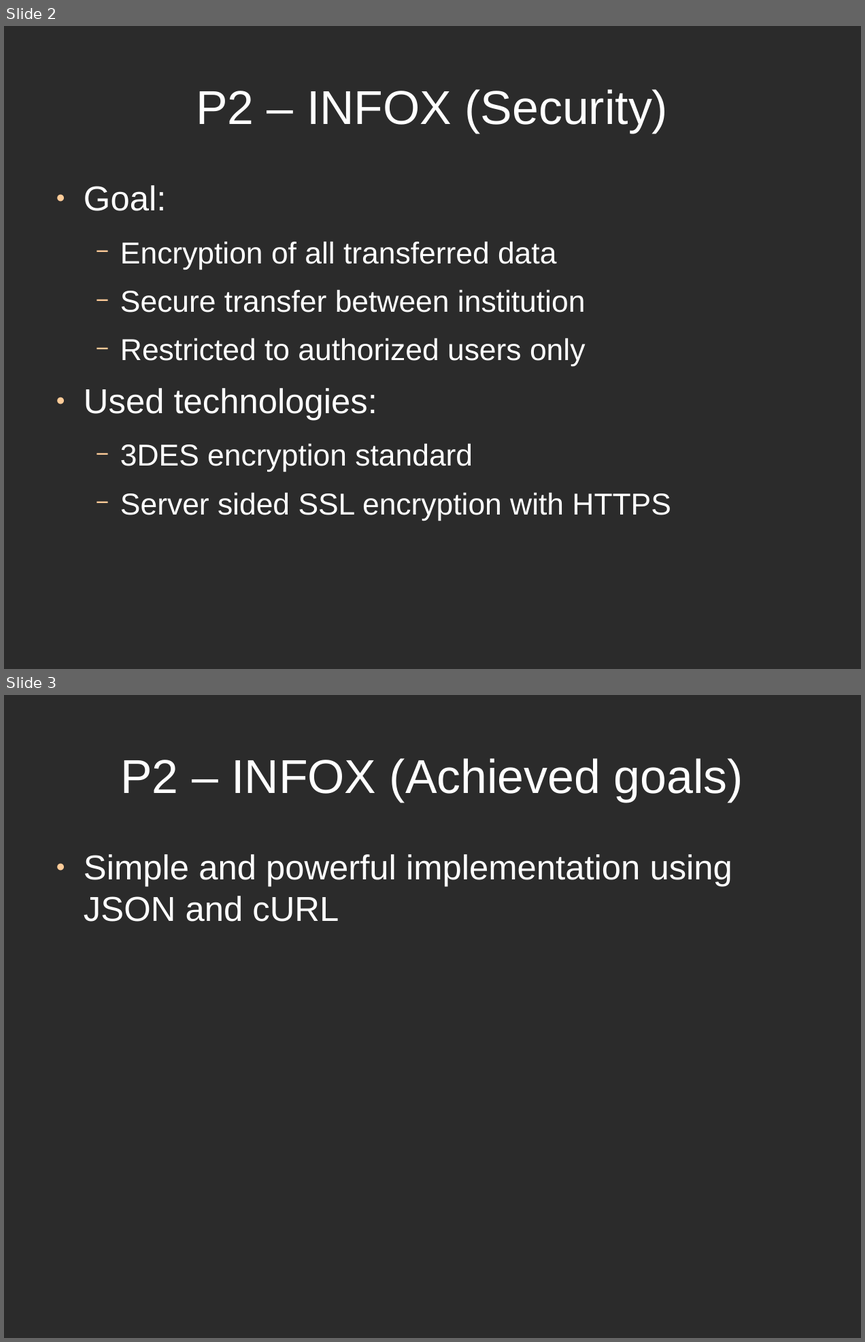
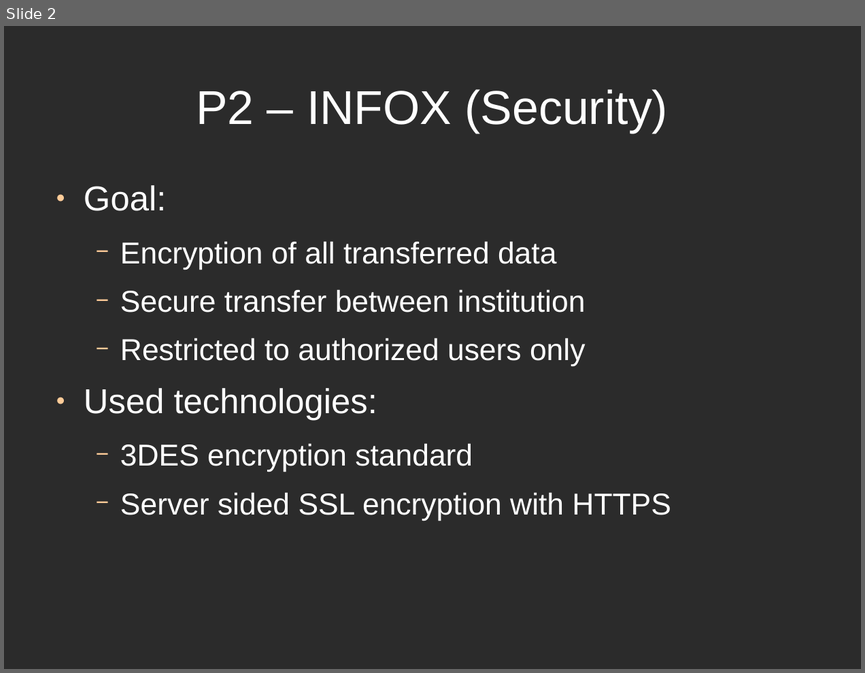
Before and after one commit to djjorjinho/mutworange_2011, a slide deck: documents/presentation/p2infox.odp. Shown one above the other, each under a label of ours: slides 2 and 3 before the commit, slide 2 after it. The pictures are 865x1342 and 865x673 pixels, drawn with LibreOffice and Linux fonts; fonts in the diff are those of the drawing; background and template pictures are left out; a plain dark background stands for a picture behind light text. Boxes give left, top, right and bottom in pixels: in the first picture for what was removed or moved away, otherwise in the second. Text is boxed around its words. In the diff, an @@ line names an element or a change of style, - is before the commit and + after.

```diff
--- a/documents/presentation/p2infox.odp
+++ b/documents/presentation/p2infox.odp
@@ slide 3 removed at (4,695,861,1338), background picture (left out) @@
@@ title removed at (120,758,743,802) @@
-P2 – INFOX (Achieved goals)
@@ text removed at (84,854,732,921) @@
-● Simple and powerful implementation using JSON and cURL
```
Also in this commit, not shown: 1 slide added.
